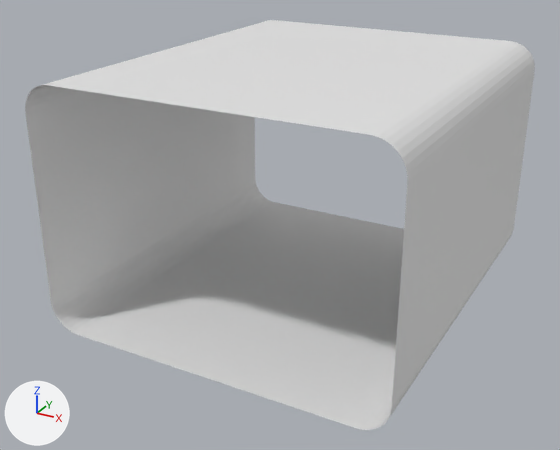
What one commit did to the Blender file BlenderFiles/hallwaySection_003.blend.
Both versions are drawn from a 50 mm lens placed at (1.45, -8.83, 4.19), pointed at (-2.14, -2.29, 0.92). Arrows for +X, +Y and +Z are at lower left; the lights stay in place.

The first picture shows 'hallwaySection'.
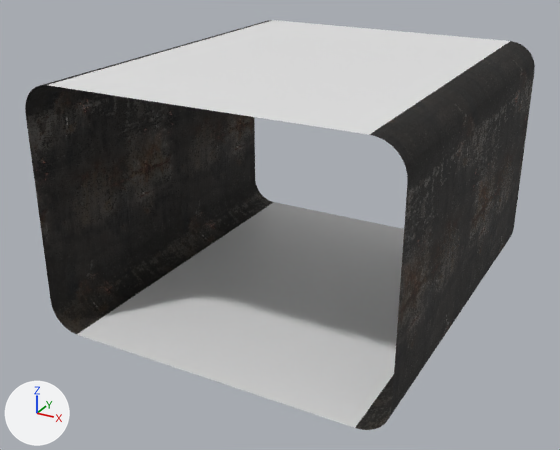
Boxes [x1, y1, x2, y2] around the edits, measured in the pictures (560 x 450 px):
'hallwaySection', surface changed (grey to black): [25, 20, 535, 430] in both

What changed in the scene script:
```text
Add img_albedo_2k__tj4kedvcw_jpg:
    img_albedo_2k__tj4kedvcw_jpg = load_image('Albedo_2K__tj4kedvcw.jpg', '../Quixel/Rusty Metal Sheet_tj4kedvcw/Albedo_2K__tj4kedvcw.jpg', 2048, 2048, 'sRGB')
Add img_roughness_2k__tj4kedvcw_jpg:
    img_roughness_2k__tj4kedvcw_jpg = load_image('Roughness_2K__tj4kedvcw.jpg', '../Quixel/Rusty Metal Sheet_tj4kedvcw/Roughness_2K__tj4kedvcw.jpg', 2048, 2048, 'Non-Color')
Change mat_wall:
    remove # nodes: BsdfPrincipled, OutputMaterial
    nodes: BsdfPrincipled, Mapping, OutputMaterial, TexCoord, TexImage x2
    uses the picture img_albedo_2k__tj4kedvcw_jpg
    uses the picture img_roughness_2k__tj4kedvcw_jpg
```
